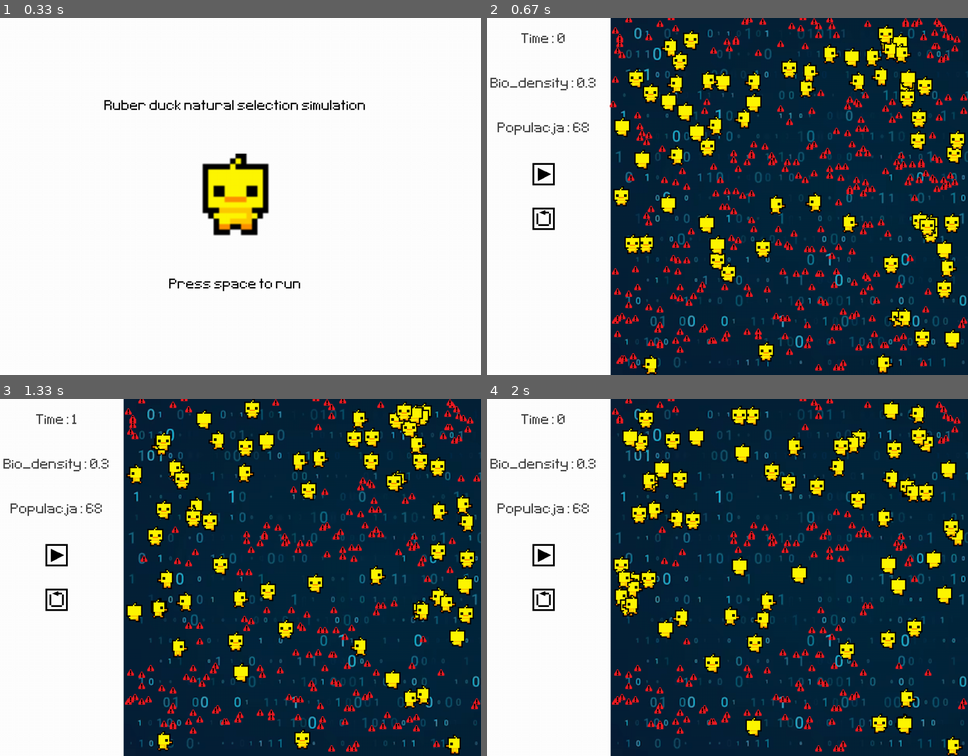
Above: before the commit, frames 1-4 (two rows, left to right).
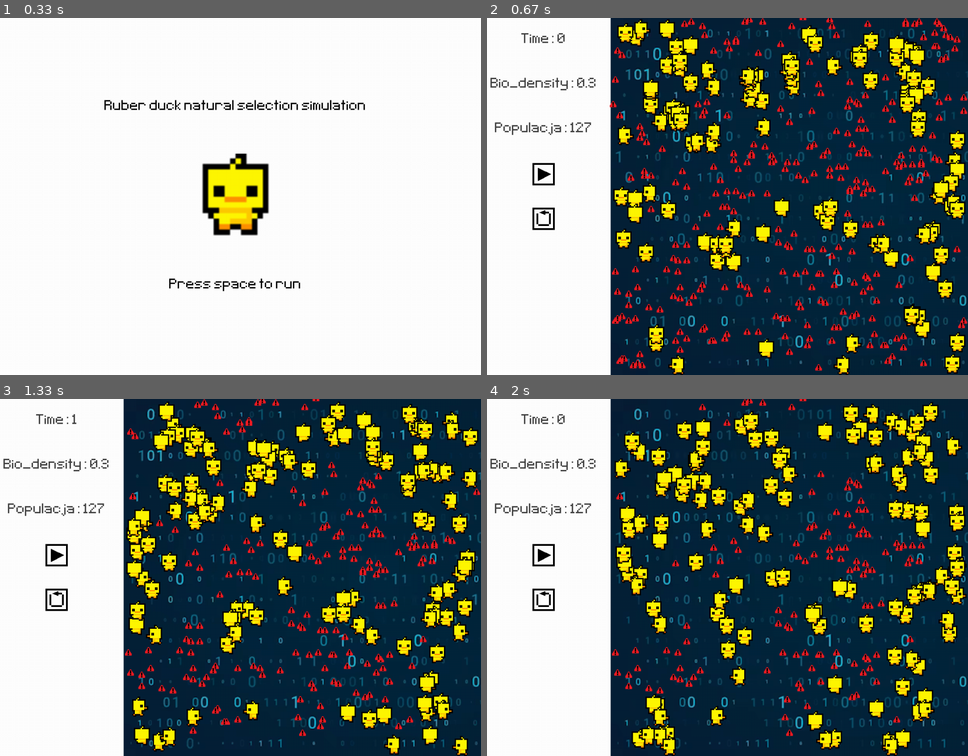
Above: after the commit, the same moments.

Repository: D4S1/Kaczucho-symulacja
Game: pygame game, started from pygame-simulation/simulation.py
The game is run twice, just before and just after one commit, with the same random seed, the same clock (stepped at 60 frames per second) and the same inputs.
Inputs (mouse positions are in pixels of both pictures, inside the frame that each line leads up to):
- Up to frame 1 (0.33 s): no input
- Up to frame 2 (0.67 s): tap Space at 0.33 s
- Up to frame 3 (1.33 s): click (57, 556) at 0.73 s; tap Space at 1 s
- Up to frame 4 (2 s): click (544, 598) at 1.4 s; tap Space at 1.67 s

Frame 1 is identical in both runs. In frame 2, 16% of the frame differs, in the area x 1-100%, y 0-100%; in frame 3, 22%; in frame 4, 24%.

Commit message:
drobne poprawki i komentarze

Diff:
--- a/pygame-simulation/duck.py
+++ b/pygame-simulation/duck.py
@@ -20,7 +20,7 @@
         self.step_energy_cost = self.speed**2 + (self.sense / 0.5)
 
         # Koszt energii na rozmnażanie
-        self.reproduction_energy_cost = 40 * self.step_energy_cost
+        self.reproduction_energy_cost = 50 * self.step_energy_cost
 
         # Prawdopodobieństwo, że zajdzie mutacja przy rozmnażaniu
         self.mutation_probability = 0.5
@@ -109,6 +109,9 @@
         self.energy -= self.step_energy_cost
 
     def mutate(self):
+        """
+        Funkcja generuje zmutowane (lub nie) parametry dla potomstwa
+        """
         speed = self.speed
         sense = self.sense
 
@@ -131,7 +134,7 @@
         warto się zastanowić nad energią graniczną wymaganą do rozmnażania,
         energią zużywaną na rozmnażanie i energią nadawaną dzieciom
         """
-        if self.energy >= 5 * self.reproduction_energy_cost:
+        if self.energy >= 3 * self.reproduction_energy_cost:
             self.energy -= self.reproduction_energy_cost
             speed, sense = self.mutate()
             self.group.add(
@@ -139,7 +142,7 @@
                     name=f"Kaczucha",
                     speed=speed,
                     sense=sense,
-                    energy=4 * self.reproduction_energy_cost,
+                    energy=2 * self.reproduction_energy_cost,
                     x=self.rect.x,
                     y=self.rect.y,
                     group=self.group
--- a/pygame-simulation/simulation.py
+++ b/pygame-simulation/simulation.py
@@ -16,13 +16,16 @@
     score_rect = score_surf.get_rect(center=(menu_width//2, 50))
     screen.blit(score_surf, score_rect)
 
+
 def frozen_time(screen, font, time):
     time_surf = font.render(f'Time: {time}', False, (64, 64, 64))
     time_rect = time_surf.get_rect(center=(menu_width // 2, 50))
     screen.blit(time_surf, time_rect)
 
+
 def calculate_pause(start_time):
     return int(pygame.time.get_ticks() / 1000) - start_time
+
 
 def display_bio_density(screen, font, bio_density):
     score_surf = font.render(f'Bio_density: {bio_density}', False, (64, 64, 64))
@@ -62,15 +65,16 @@
     :param group:
     :return:
     """
-    x = [duck.speed for duck in group]
-    y = [duck.sense for duck in group]
-    count = Counter(zip(x, y))
-    size = [50 * count[(x1, y1)] for x1, y1 in zip(x, y)]
     ax.clear()
-    ax.set(xlim=(0, 15), ylim=(0, 10), xlabel="speed", ylabel="sense", title="Populacja kaczek")
-    ax.set_xlim(0, 15)
-    ax.set_ylim(0, 10)
-    ax.scatter(x, y, s=size)
+    if group:
+        x = [duck.speed for duck in group]
+        y = [duck.sense for duck in group]
+        count = Counter(zip(x, y))
+        size = [50 * count[(x1, y1)] for x1, y1 in zip(x, y)]
+        ax.set(xlim=(0, 15), ylim=(0, 10), xlabel="speed", ylabel="sense", title="Populacja kaczek")
+        ax.set_xlim(0, 15)
+        ax.set_ylim(0, 10)
+        ax.scatter(x, y, s=size)
     plt.show(block=False)
     plt.pause(1./30)
 
@@ -106,7 +110,7 @@
             ducks.add(
                 Duck(
                     name=f"Kaczucha no {i}",
-                    speed=randint(7, 12),
+                    speed=randint(6, 10),
                     sense=randint(1, 5),
                     energy=15000,
                     x=randint(width, width + height),
@@ -259,13 +263,14 @@
 
         if population == 0:
             running = False
+            draw_population_graph(ax, [])
+
         pygame.display.update()
 
         # ustawienie klatek na sekunde -> 30fps
         clock.tick(30)
 
 
-
 if __name__ == '__main__':
     menu_width = 300
 
